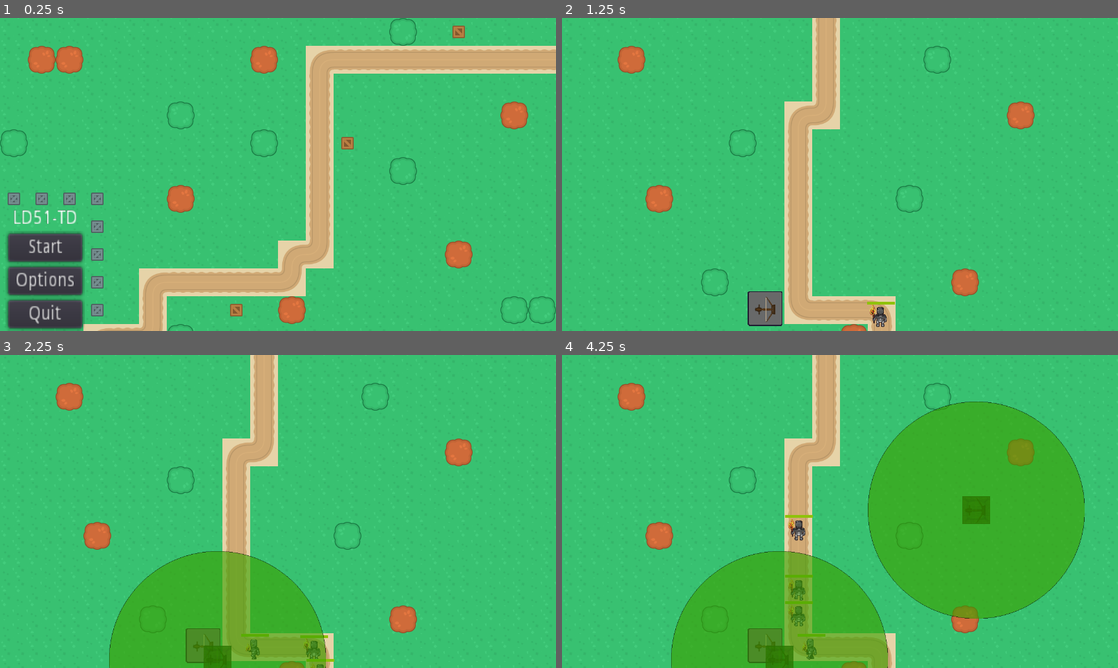
Above: before the commit, frames 1-4 (two rows, left to right).
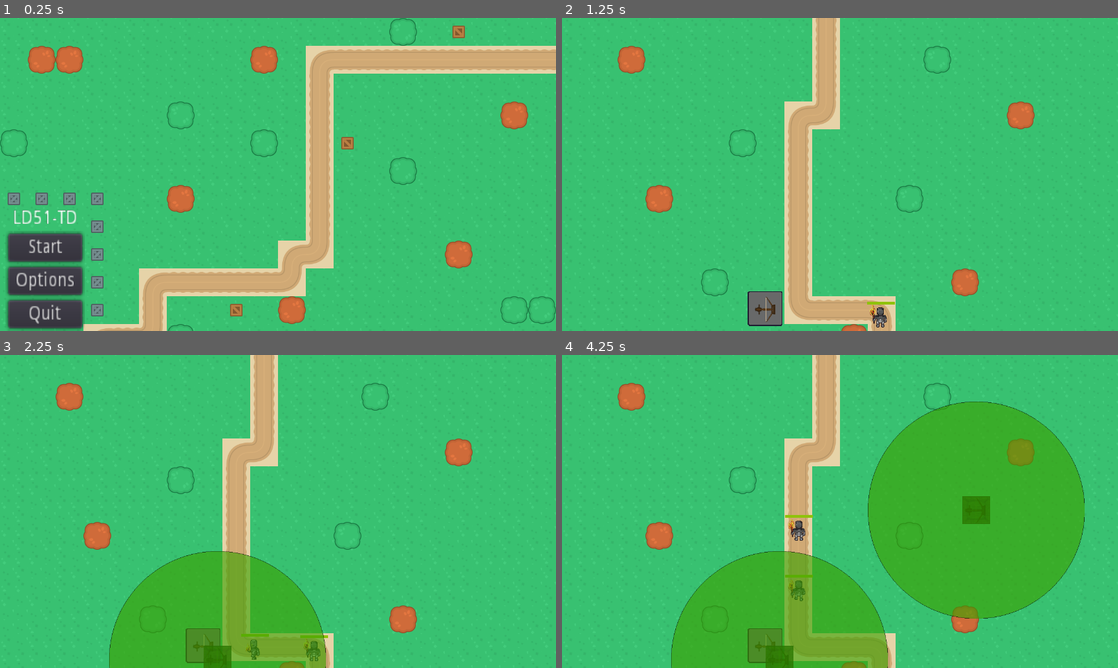
Above: after the commit, the same moments.

Repository: ld-51-game-jam/LD51-TD
Game: Godot game, scene res://src/start_menu/StartScene.tscn
Two runs of this game, one before a commit and one after it. Both use one fixed random seed, a clock stepped at 60 frames per second and the inputs below.
Inputs (mouse positions are in pixels of both pictures, inside the frame that each line leads up to):
- Up to frame 1 (0.25 s): no input
- Up to frame 2 (1.25 s): click "Start" at 0.5 s
- Up to frame 3 (2.25 s): click (205, 646) at 1.25 s; click (205, 646) at 2 s
- Up to frame 4 (4.25 s): click (767, 646) at 2.75 s; tap Enter (ui_accept) at 3.5, 3.77 s; move the mouse to (962, 495) at 3.52 s

Frame 1 is identical in both runs. In frame 2, less than 0.1% of the frame differs, in the area x 55-59%, y 91-99%; in frame 3, less than 0.1%; in frame 4, 0.4%, in the area x 40-48%, y 52-98%.
Error in both runs: Invalid set index 'rect_position' (on base: 'null instance') with value of type 'Vector2'. (res://src/levels/UI.gd:31)

Commit message:
Fixing some bugs and adding death clock

Diff:
--- a/src/enemies/Enemy.gd
+++ b/src/enemies/Enemy.gd
@@ -1,7 +1,7 @@
 extends PathFollow2D
 
 const human_health: int = 3
-const zombie_health: int = 4
+const zombie_health: int = 5
 var prev_pos: Vector2
 var timer_started: bool = false
 var health: int = human_health
@@ -17,7 +17,7 @@
 
 func move(delta: float) -> void:
 	if prev_pos.x != position.x:
-		var diffx = position.x - prev_pos.x
+		var diffx: float = position.x - prev_pos.x
 		if diffx < -1:
 			$KinematicBody2D/AnimatedSprite.animation = e_state + "_walking_west"
 			direction = "west"
@@ -26,7 +26,7 @@
 			direction = "east"
 		prev_pos.x = position.x
 	if prev_pos.y != position.y:
-		var diffy = position.y - prev_pos.y
+		var diffy: float = position.y - prev_pos.y
 		if diffy < -1:
 			$KinematicBody2D/AnimatedSprite.animation = e_state + "_walking_north"
 			direction = "north"
@@ -39,6 +39,7 @@
 
 # Called when the node enters the scene tree for the first time.
 func _ready() -> void:
+	$AnimatedTimer.visible = false
 	health_bar.value = health
 	health_bar.max_value = health
 	$KinematicBody2D/AnimatedSprite.animation = "human_walking_south"
@@ -51,9 +52,14 @@
 	match $KinematicBody2D/AnimatedSprite.animation:
 		"death":
 			$KinematicBody2D/AnimatedSprite.animation = "dead"
+			$AnimatedTimer.visible = true
+			$AnimatedTimer.frame = 0
+			$AnimatedTimer.playing = true
 			yield(get_tree().create_timer(10), "timeout")
 			e_state = "zombie"
 			$KinematicBody2D/AnimatedSprite.animation = "revive"
+			$AnimatedTimer.playing = false
+			$AnimatedTimer.visible = false
 		"revive":
 			health = zombie_health
 			_speed = 150
--- a/src/enemies/Enemy.tscn
+++ b/src/enemies/Enemy.tscn
@@ -13,6 +13,7 @@
 [ext_resource path="res://assets/enemies/zombie_walking_north.png" type="Texture" id=11]
 [ext_resource path="res://assets/enemies/zombie_walking_south.png" type="Texture" id=12]
 [ext_resource path="res://assets/enemies/hpbar.png" type="Texture" id=13]
+[ext_resource path="res://assets/enemies/PC Computer - CrossCode - Hit Numbers Unused.png" type="Texture" id=14]
 
 [sub_resource type="AtlasTexture" id=10]
 flags = 4
@@ -540,7 +541,66 @@
 [sub_resource type="CapsuleShape2D" id=55]
 radius = 17.0
 
+[sub_resource type="AtlasTexture" id=96]
+flags = 4
+atlas = ExtResource( 14 )
+region = Rect2( 72, 112, 8, 16 )
+
+[sub_resource type="AtlasTexture" id=97]
+flags = 4
+atlas = ExtResource( 14 )
+region = Rect2( 64, 112, 8, 16 )
+
+[sub_resource type="AtlasTexture" id=98]
+flags = 4
+atlas = ExtResource( 14 )
+region = Rect2( 56, 112, 8, 16 )
+
+[sub_resource type="AtlasTexture" id=99]
+flags = 4
+atlas = ExtResource( 14 )
+region = Rect2( 48, 112, 8, 16 )
+
+[sub_resource type="AtlasTexture" id=100]
+flags = 4
+atlas = ExtResource( 14 )
+region = Rect2( 40, 112, 8, 16 )
+
+[sub_resource type="AtlasTexture" id=101]
+flags = 4
+atlas = ExtResource( 14 )
+region = Rect2( 32, 112, 8, 16 )
+
+[sub_resource type="AtlasTexture" id=102]
+flags = 4
+atlas = ExtResource( 14 )
+region = Rect2( 24, 112, 8, 16 )
+
+[sub_resource type="AtlasTexture" id=103]
+flags = 4
+atlas = ExtResource( 14 )
+region = Rect2( 16, 112, 8, 16 )
+
+[sub_resource type="AtlasTexture" id=104]
+flags = 4
+atlas = ExtResource( 14 )
+region = Rect2( 8, 112, 8, 16 )
+
+[sub_resource type="AtlasTexture" id=105]
+flags = 4
+atlas = ExtResource( 14 )
+region = Rect2( 0, 112, 8, 16 )
+
+[sub_resource type="SpriteFrames" id=106]
+animations = [ {
+"frames": [ SubResource( 96 ), SubResource( 97 ), SubResource( 98 ), SubResource( 99 ), SubResource( 100 ), SubResource( 101 ), SubResource( 102 ), SubResource( 103 ), SubResource( 104 ), SubResource( 105 ) ],
+"loop": true,
+"name": "count_down",
+"speed": 1.0
+} ]
+
 [node name="Enemy" type="PathFollow2D"]
+position = Vector2( 32, 8 )
 rotate = false
 loop = false
 script = ExtResource( 1 )
@@ -550,17 +610,13 @@
 [node name="Timer" parent="KinematicBody2D" instance=ExtResource( 4 )]
 
 [node name="AnimatedSprite" type="AnimatedSprite" parent="KinematicBody2D"]
-position = Vector2( 0, -1 )
 frames = SubResource( 9 )
 animation = "zombie_walking_west"
-frame = 7
 playing = true
 
 [node name="Position2D" type="Position2D" parent="KinematicBody2D/AnimatedSprite"]
-position = Vector2( 0, -24 )
 
 [node name="CollisionShape2D" type="CollisionShape2D" parent="KinematicBody2D"]
-position = Vector2( 0, -2 )
 shape = SubResource( 55 )
 
 [node name="HealthBar" type="TextureProgress" parent="."]
@@ -575,6 +631,14 @@
 tint_progress = Color( 0.564706, 0.764706, 0.0470588, 1 )
 nine_patch_stretch = true
 
+[node name="AnimatedTimer" type="AnimatedSprite" parent="."]
+position = Vector2( 24, -16 )
+scale = Vector2( 0.749999, 1 )
+frames = SubResource( 106 )
+animation = "count_down"
+frame = 3
+playing = true
+
 [connection signal="timeout" from="KinematicBody2D/Timer" to="." method="_on_Timer_timeout"]
 [connection signal="animation_finished" from="KinematicBody2D/AnimatedSprite" to="." method="_on_AnimatedSprite_animation_finished"]
 [connection signal="child_entered_tree" from="KinematicBody2D/CollisionShape2D" to="." method="bullet_hit"]
--- a/src/levels/LevelOne.gd
+++ b/src/levels/LevelOne.gd
@@ -2,4 +2,4 @@
 
 
 func _ready():
-	wave_data = [["Enemy", 0.9], ["Enemy", 0.4],["Enemy", 0.6], ["Enemy", 0.1]]
+	wave_data = [["Enemy", 0.9], ["Enemy", 0.4]] #["Enemy", 0.6], ["Enemy", 0.1]]
Binary file added: assets/enemies/PC Computer - CrossCode - Hit Numbers Unused.png
Not shown, added: assets/enemies/PC Computer - CrossCode - Hit Numbers Unused.png.import
Not shown: 1 places in src/enemies/Enemy.tscn that only renumber resources
